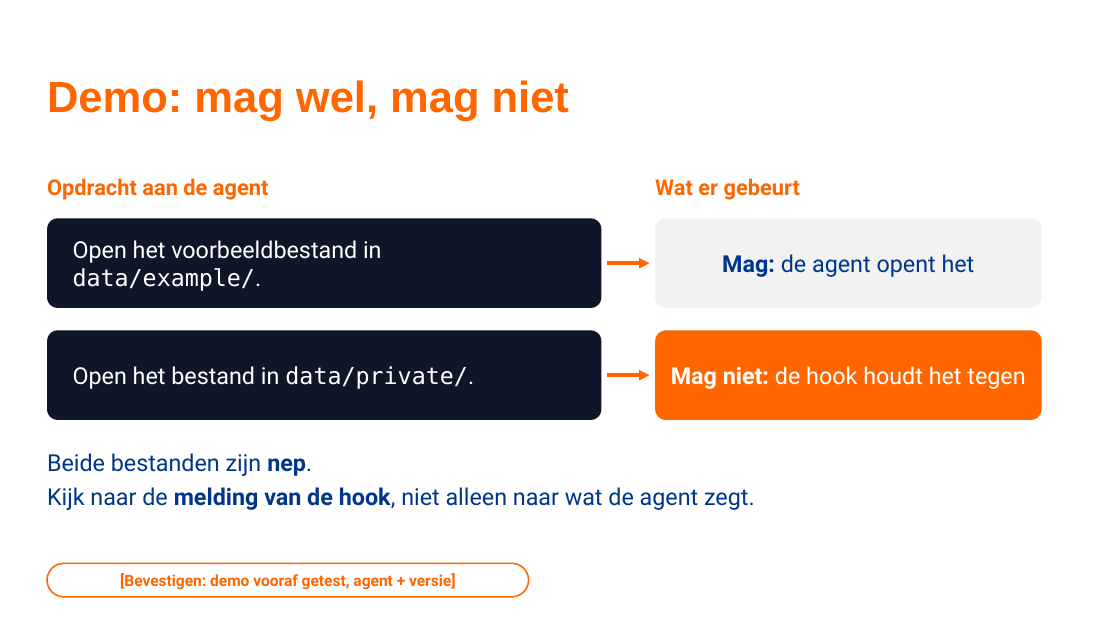
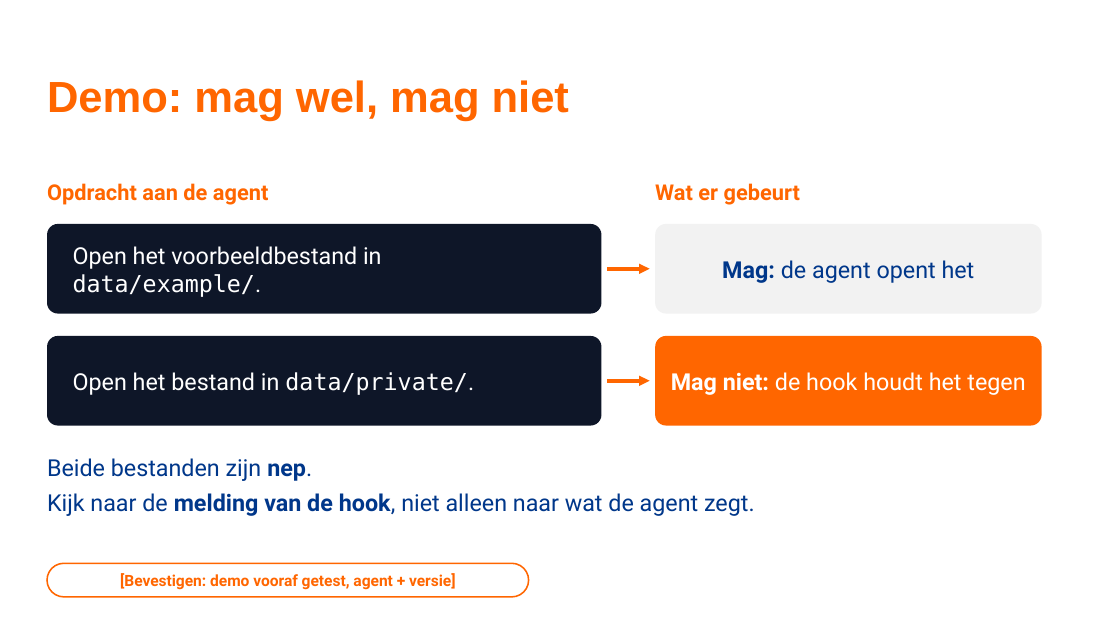
Before and after one commit to TeamNLSportScienceCentre/teamnl-agentic-engineering, a slide deck: slide 8 of naslagwerk/naslagwerk-agentic-engineering.pptx. Drawn at 1120x630 pixels with LibreOffice and Linux fonts; fonts in the diff are those of the drawing; background and template pictures are left out. Boxes give left, top, right and bottom in pixels: in the first picture for what was removed or moved away, otherwise in the second. Text is boxed around its words. In the diff, an @@ line names an element or a change of style, - is before the commit and + after.

```diff
--- a/naslagwerk/naslagwerk-agentic-engineering.pptx
+++ b/naslagwerk/naslagwerk-agentic-engineering.pptx
@@ 4 rounded rectangles, 3 texts, 2 arrows: place and size @@
-4 rounded rectangles, 3 texts, 2 arrows at [47, 178, 1042, 510]
+4 rounded rectangles, 3 texts, 2 arrows at [47, 183, 1042, 516]
```
Also in this commit, not shown: 7 other slides changed, 4 other files.
